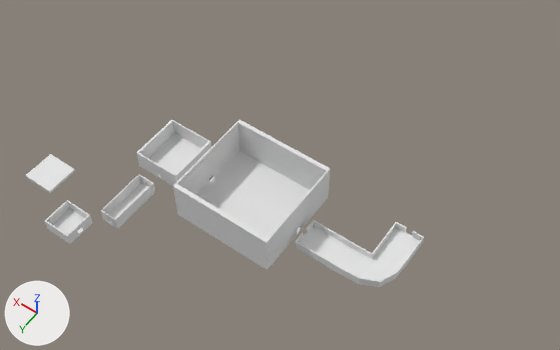
The FBX model Assets/Models/env/Level/LevelNew.fbx as it was, and as the next commit left it.
Both versions are drawn from a camera (50 mm lens) standing at (-27.1, 15.0, 41.0) and looking at (-9.0, -10.4, 1.1). Every picture has the same lights, and +X, +Y and +Z are marked at lower left. Where no turn or scale is listed for an object, it has been applied to the vertices.

The scene before the commit, as lines of its bpy script (objects in view):
```python
me_cube = bpy.data.meshes.new('Cube')
me_cube.from_pydata(...)  # 1116 vertices, 1118 faces; spans x -18.9..1.0, y -11.9..1.0, z -0.1..5.4
me_cube.materials.append(mat_material)  # white #e7e7e7
ob_cube = bpy.data.objects.new('Cube', me_cube)
ob_cube.location = (0.0, 0.0, 0.0)
```
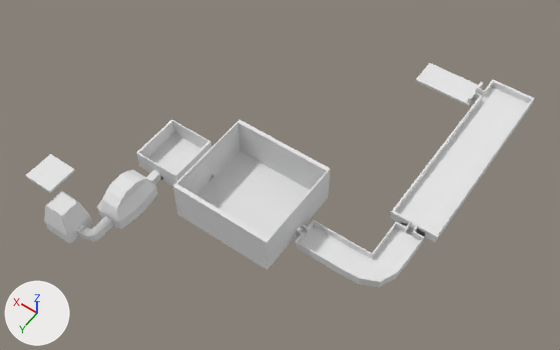
Where the newer file only moved an object's origin or applied its transform, the numbers keep the older frame.

What changed in the scene script:
```text
Change me_cube:
    used by ob_cube; location = (0.0, 0.0, 0.0)
    remove me_cube.from_pydata(...)  # 1116 vertices, 1118 faces; spans x -18.9..1.0, y -11.9..1.0, z -0.1..5.4
    add me_cube.from_pydata(...)  # 1877 vertices, 1932 faces; spans x -19.5..1.0, y -26.9..1.0, z -0.1..5.4
    me_cube part 1: 26 vertices moved from x -2.6..-1.4, y -5.1..-1.7, z 0.1..0.9 to x -2.9..-1.0, y -5.1..-1.7, z 0.1..0.9; 6 vertices removed from x -2.6..-1.4, y -5.1..-1.7, z 0.1..0.9; 537 vertices added at x -5.0..0.7, y -8.4..0.7, z -0.1..2.4
    me_cube part 2: 216 vertices added at x -19.5..-11.5, y -26.9..-11.9, z -0.1..0.6
    me_cube part 3: 14 vertices added at x -12.6..-12.1, y -8.3..-7.7, z -0.1..0.6
```

Where the change shows, as pixel boxes [x1, y1, x2, y2] in the pictures (560 x 350 px):
'Cube', reshaped (27% wider, 34% taller): before [25, 120, 424, 287]; after [25, 63, 534, 287]
part 1 of me_cube, built on: before [101, 174, 155, 228]; after [44, 170, 213, 242]
part 2 of me_cube, added: after [390, 63, 534, 242]
part 3 of me_cube, added: after [296, 223, 307, 237]
